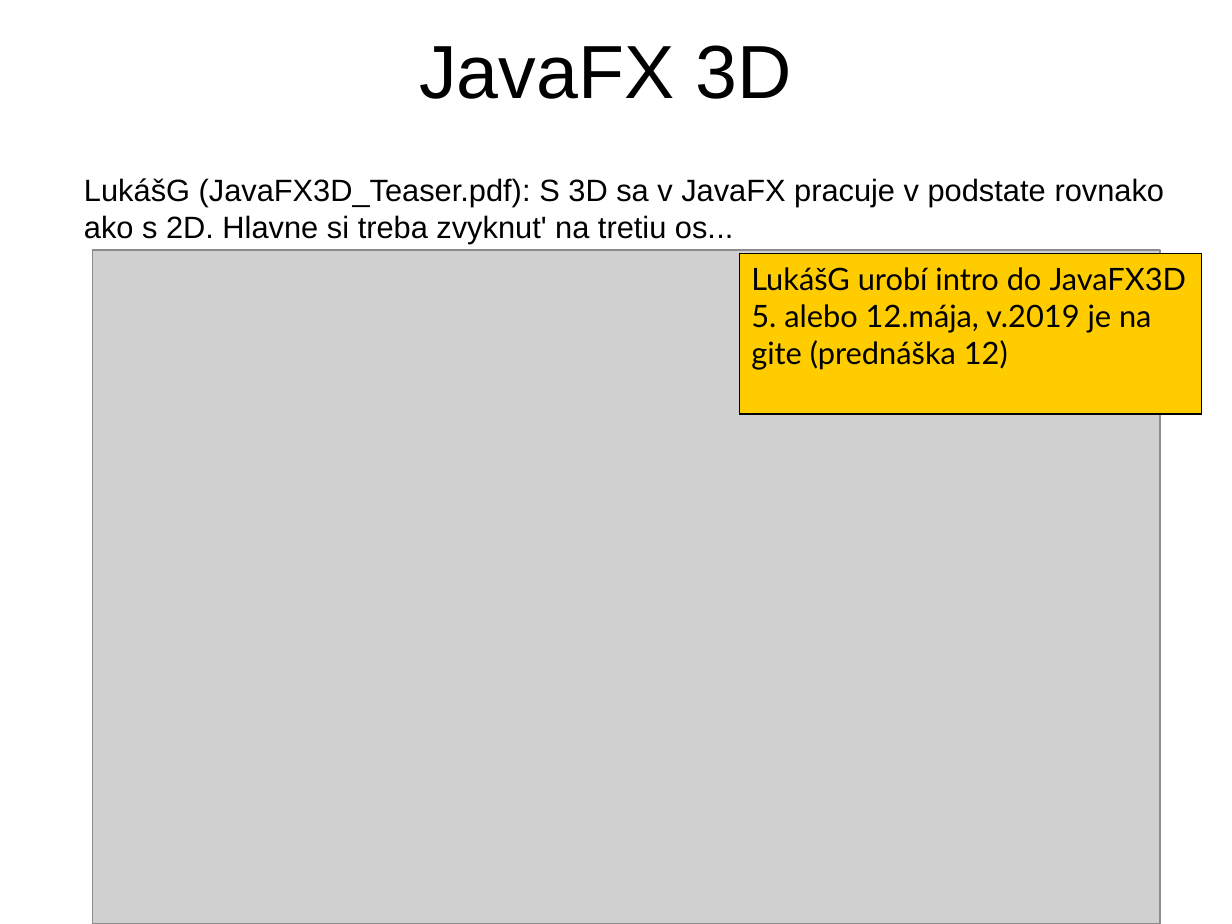
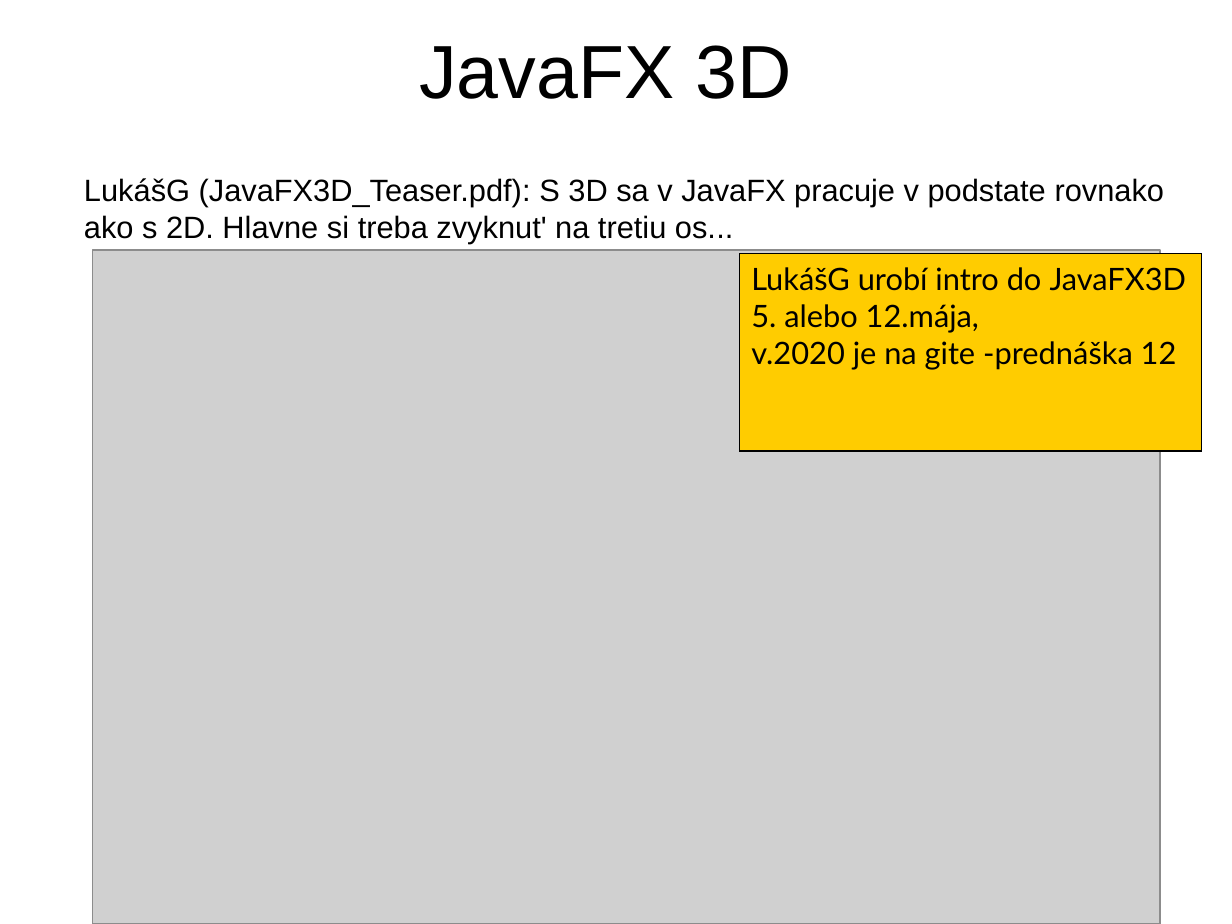
Before and after one commit to Programovanie4/Prednasky, a slide deck: slide 2 of 10/10_java.ppt. Drawn at 1232x924 pixels with LibreOffice and Linux fonts; fonts in the diff are those of the drawing; grey boxes stand for pictures. Boxes give left, top, right and bottom in pixels: in the first picture for what was removed or moved away, otherwise in the second. Text is boxed around its words. In the diff, an @@ line names an element or a change of style, - is before the commit and + after.

```diff
--- a/10/10_java.ppt
+++ b/10/10_java.ppt
@@ rectangle "LukášG urobí intro do JavaFX3D" resized from (x1=739, y1=254, x2=1201, y2=414) to (x1=739, y1=254, x2=1201, y2=451) @@
@@ text in rectangle at (x1=751, y1=304, x2=1177, y2=370): text changed @@
-5. alebo 12.mája, v.2019 je na gite (prednáška 12)
+5. alebo 12.mája,
+v.2020 je na gite -prednáška 12
```
Also in this commit, not shown: 4 other slides changed, 3 slides added, 32 other files.
